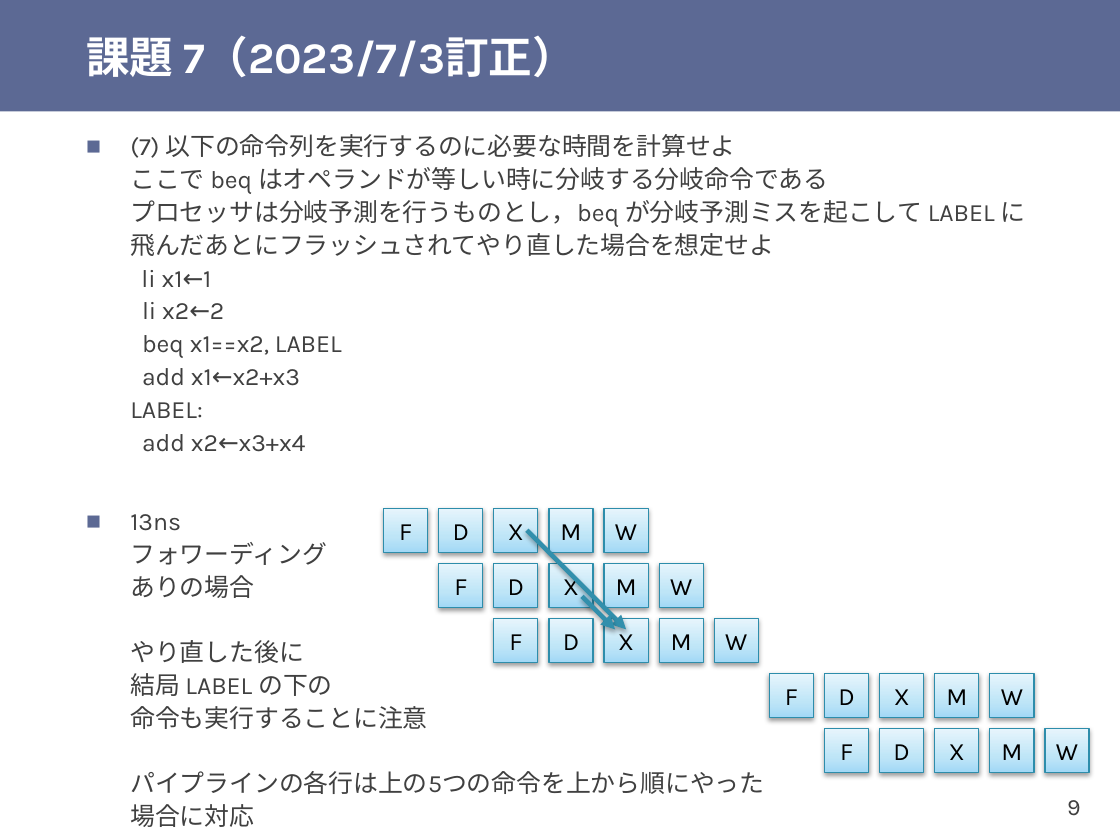
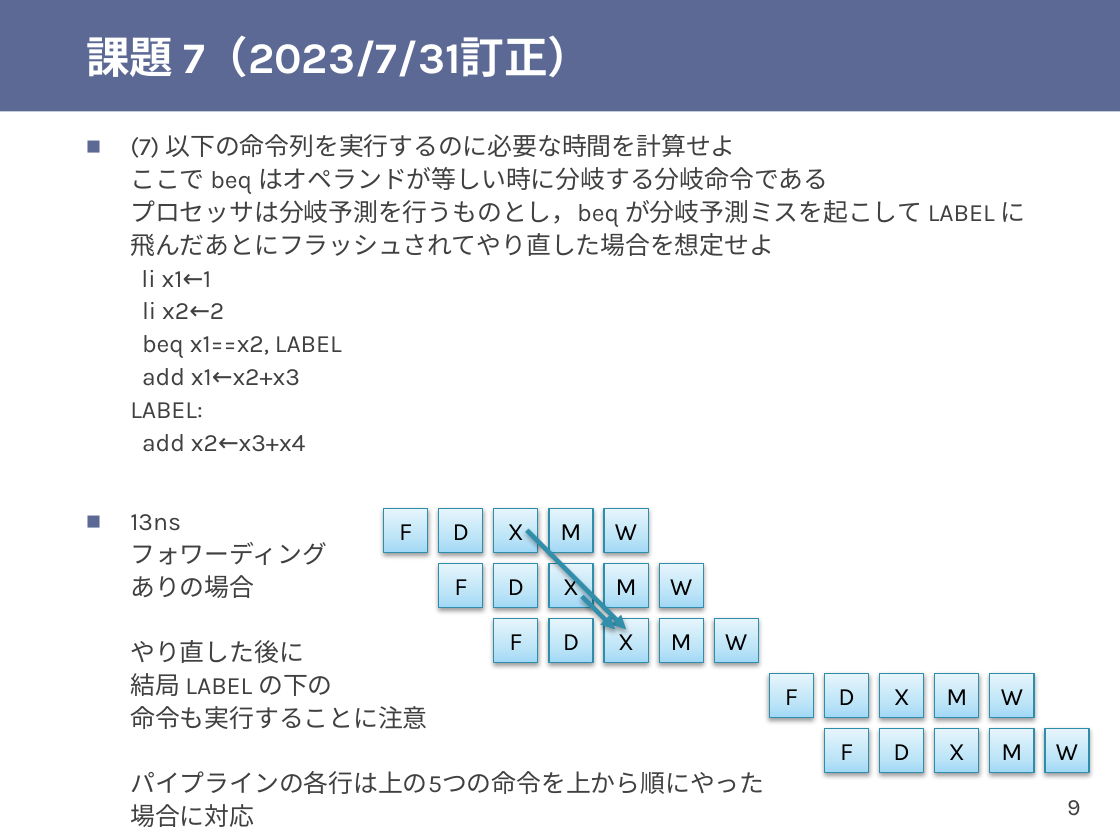
Before and after one commit to shioyadan/otya-computer-architecture-i, a slide deck: slide 9 of cai-shioya-08.pptx. Drawn at 1120x840 pixels with LibreOffice and Linux fonts; fonts in the diff are those of the drawing. Boxes give left, top, right and bottom in pixels: in the first picture for what was removed or moved away, otherwise in the second. Text is boxed around its words. In the diff, an @@ line names an element or a change of style, - is before the commit and + after.

Commit message:
色々訂正

```diff
--- a/cai-shioya-08.pptx
+++ b/cai-shioya-08.pptx
@@ title at [86,35,591,77]: text changed @@
-課題 7（2023/7/3訂正）
+課題 7（2023/7/31訂正）
```
Also in this commit, not shown: 1 slide added, 7 other files.
